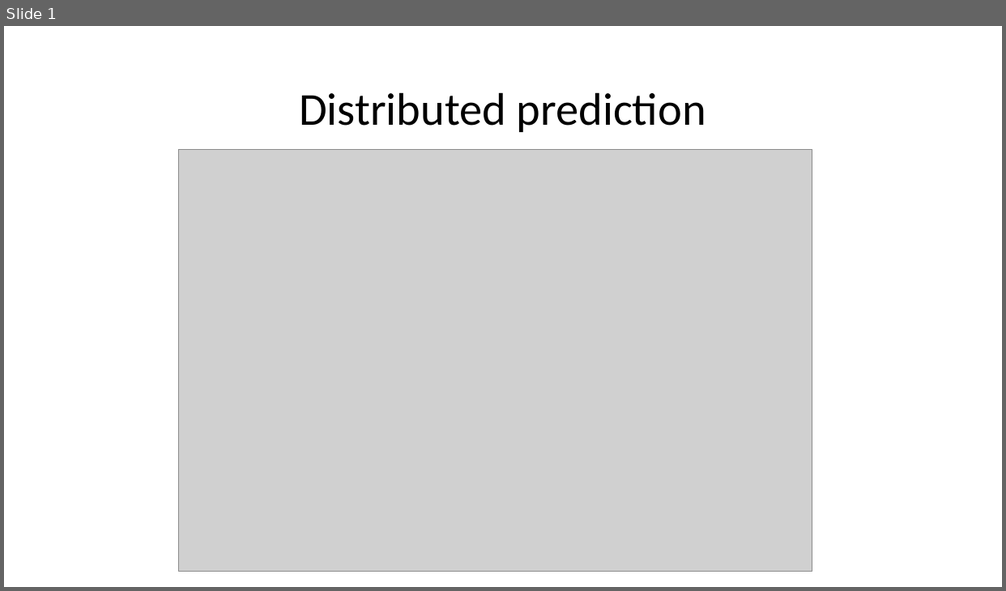
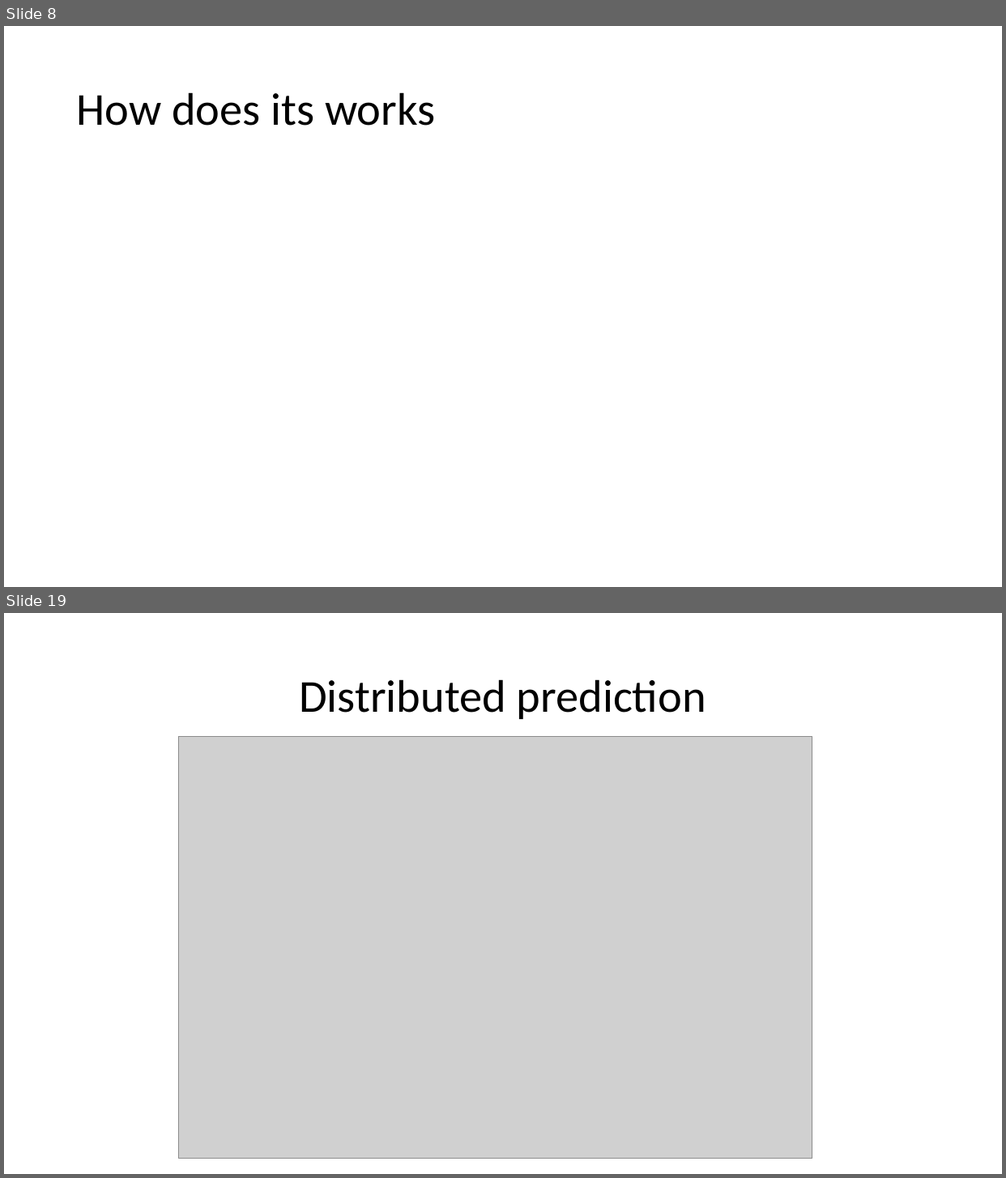
Before and after one commit to dllllb/spark-pipeline, a slide deck: doc/distributed-prediction.pptx. Shown one above the other, each under a label of ours: slide 1 before the commit, slides 8 and 19 after it; the slides between them are not shown. The pictures are 1006x591 and 1006x1178 pixels, drawn with LibreOffice and Linux fonts; fonts in the diff are those of the drawing; grey boxes stand for pictures; background and template pictures are left out. Boxes give left, top, right and bottom in pixels: in the first picture for what was removed or moved away, otherwise in the second. Text is boxed around its words. In the diff, an @@ line names an element or a change of style, - is before the commit and + after.

Commit message:
doc

```diff
--- a/doc/distributed-prediction.pptx
+++ b/doc/distributed-prediction.pptx
@@ slide 8 added at bbox=[4, 26, 1002, 587], background picture (left out) @@
@@ title added at bbox=[76, 92, 436, 126], 44 pt, text #000000 @@
+How does its works
@@ what was slide 1 is now slide 19 @@
```
Also in this commit, not shown: 17 other slides added.
